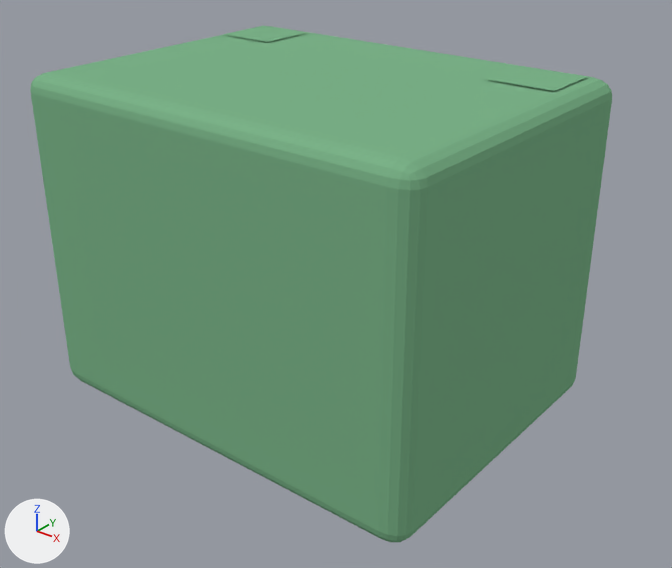
A saved change to the Blender file View/Blender/Behavior/StateROT_Hashtag.blend.
Both versions are drawn from a 50 mm lens placed at (2.47, -2.97, 1.66), pointed at (0.13, -0.04, -0.16). The axes (+X, +Y, +Z) are drawn at lower left. The lights are the same throughout.

Before the edit, the objects in view are built like this:
```python
me_cube = bpy.data.meshes.new('Cube')
me_cube.from_pydata(...)  # 152 vertices, 150 faces; spans x -1.0..1.0, y -1.0..1.0, z -1.0..1.0
me_cube.materials.append(mat_material)  # green #7cb389
me_plane_001 = bpy.data.meshes.new('Plane.001')
me_plane_001.from_pydata([(-1.0, -1.0, 0.0), (1.0, -1.0, 0.0), (-1.0, 1.0, 0.0), (1.0, 1.0, 0.0)], [], [(0, 1, 3, 2)])
me_plane_001.materials.append(mat_material_002)  # its picture is missing
ob_cube = bpy.data.objects.new('Cube', me_cube)
ob_cube.location = (0.0, 0.0, 0.0)
ob_cube.rotation_euler = (1.571, 4.712, 3.142)  # degrees (90, 270, 180)
ob_cube.scale = (0.75, 1.0, 0.75)
ob_plane_001 = bpy.data.objects.new('Plane.001', me_plane_001)
ob_plane_001.parent = ob_cube
ob_plane_001.matrix_parent_inverse = Matrix(((1.333, 0.0, 0.0, 0.0), (0.0, 1.0, 0.0, 0.0), (0.0, 0.0, 1.333, 0.0), (0.0, 0.0, 0.0, 1.0)))
ob_plane_001.location = (0.756, 0.75, 0.5)
ob_plane_001.rotation_euler = (1.571, 0.0, 1.571)  # degrees (90, 0, 90)
ob_plane_001.scale = (0.15, 0.15, 0.15)
```
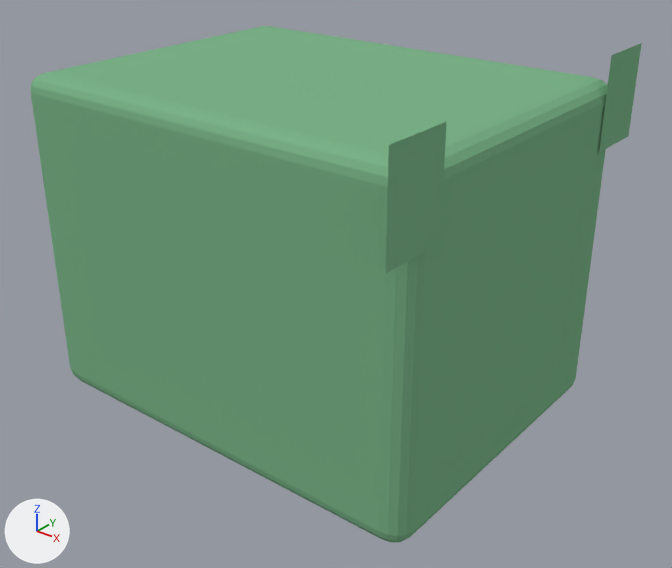
Where the newer file only moved an object's origin or applied its transform, the numbers keep the older frame.

Where the change shows, as pixel boxes [x1, y1, x2, y2] in the pictures (672 x 568 px):
'Cube', turned, rescaled
    before: [30, 26, 612, 542]
    after: [30, 26, 608, 542]
'Plane.001', reshaped (56% narrower, 327% taller)
    before: [487, 66, 586, 91]
    after: [599, 43, 642, 153]

What the commit changed:
me_cube has 152 vertices, 150 faces and spans x -1.0..1.0, y -1.0..1.0, z -1.0..1.0.
me_cube is used by ob_cube; location (0.0, 0.0, 0.0); rotation (1.571, 4.712, 3.142), in degrees (90, 270, 180); scale (0.75, 1.0, 0.75).
me_cube part 1: the whole mesh is multiplied about its middle by the matrix ((0.0, 1.0, 0.0), (0.0, 0.0, 0.75), (0.75, 0.0, 0.0)).
Object 'Cube' (ob_cube) turns from (90, 270, 180) to (0, 0, 0) degrees about x, y and z.
Object 'Cube' (ob_cube) is rescaled from (0.75, 1.0, 0.75) to (1.0, 1.0, 1.0).
